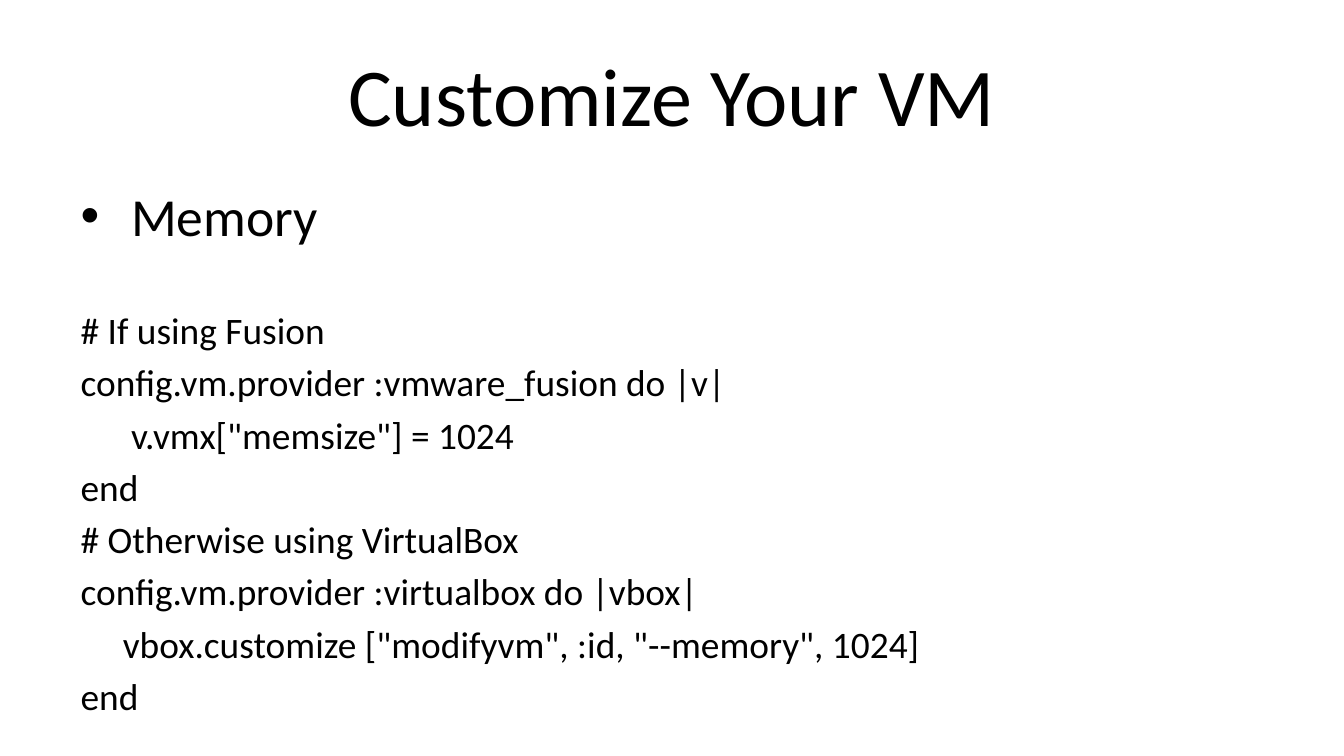
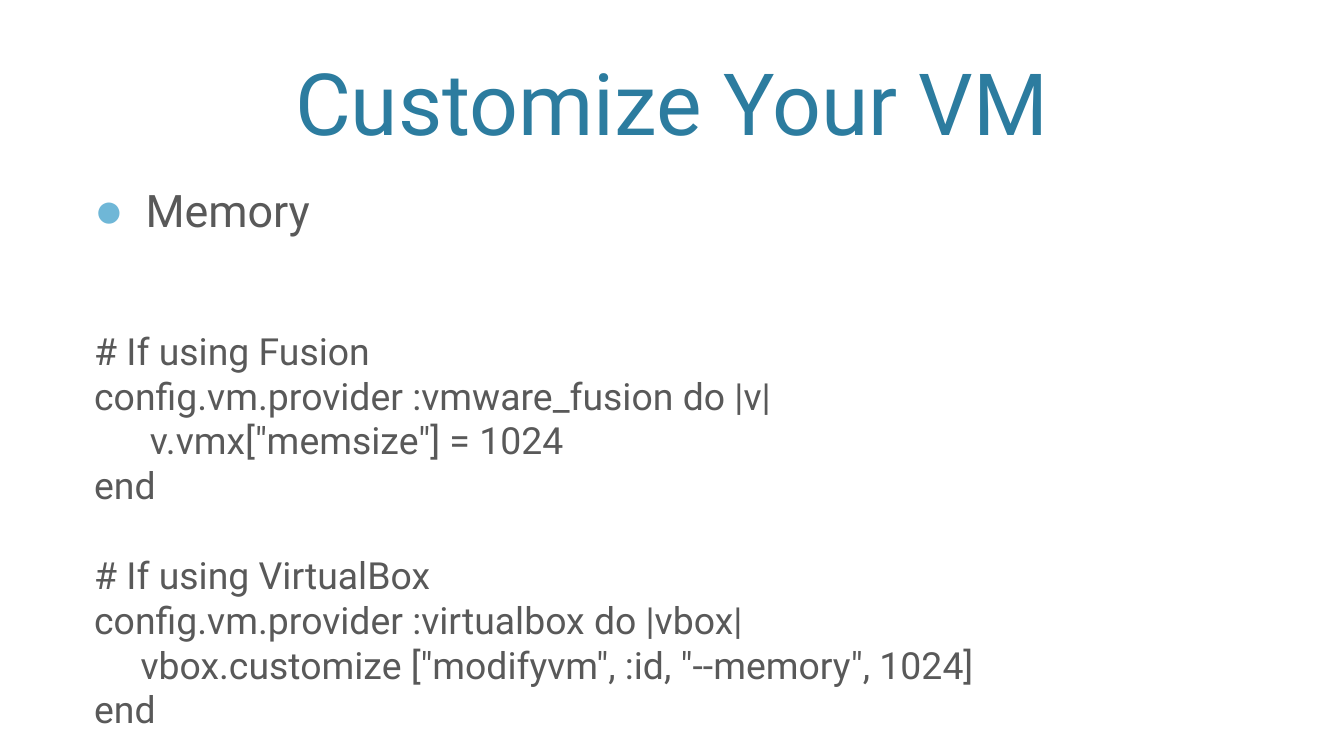
Before and after one commit to VMTrooper/VagrantBrownBag, a slide deck: slide 12 of Vagrant.pptx. Drawn at 1344x756 pixels with LibreOffice and Linux fonts; fonts in the diff are those of the drawing; background and template pictures are left out. Boxes give left, top, right and bottom in pixels: in the first picture for what was removed or moved away, otherwise in the second. Text is boxed around its words. In the diff, an @@ line names an element or a change of style, - is before the commit and + after.

```diff
--- a/Vagrant.pptx
+++ b/Vagrant.pptx
@@ title "Customize Your VM": place and size @@
-title "Customize Your VM" at (348, 69, 995, 127)
+title "Customize Your VM" at (295, 73, 1049, 136)
@@ title "Customize Your VM" at (295, 73, 1049, 136): size 44 to 46 pt, font Calibri to Roboto, text colour #000000 to #2C7C9F; vertical alignment middle to bottom @@
@@ text "Memory": place and size @@
-text "Memory" at (81, 201, 919, 664)
+text "Memory" at (94, 195, 973, 724)
@@ text at (94, 195, 973, 724): size 28.8 to 24 pt in "Memory"; font Calibri to Roboto, text colour #000000 to #595959; bullet • to ●; more space between paragraphs; less space between paragraphs @@
@@ text at (126, 560, 430, 597): text changed; font Calibri to Roboto; text colour #000000 to #595959 @@
-# Otherwise using VirtualBox
+# If using VirtualBox
```
Also in this commit, not shown: 14 other slides changed.
